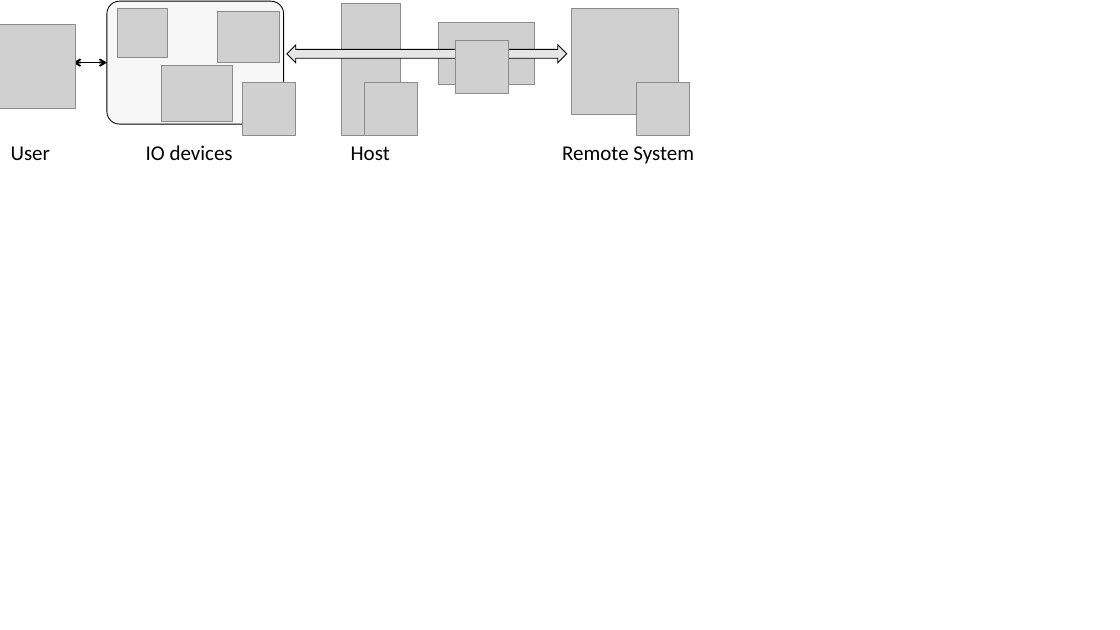
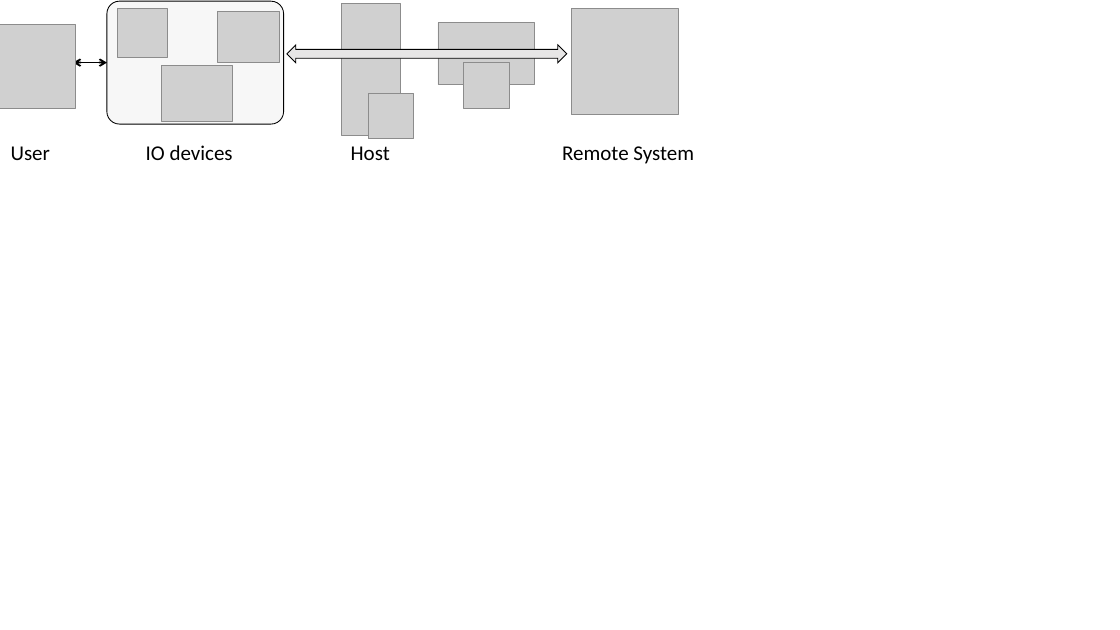
Before and after one commit to aritradhar/PhD-Thesis, a slide deck: slide 3 of chapters/introduction/images/works.pptx (slide 4 before the commit). Drawn at 1120x630 pixels with LibreOffice and Linux fonts; fonts in the diff are those of the drawing; grey boxes stand for pictures. Boxes give left, top, right and bottom in pixels: in the first picture for what was removed or moved away, otherwise in the second. Text is boxed around its words. In the diff, an @@ line names an element or a change of style, - is before the commit and + after.

```diff
--- a/chapters/introduction/images/works.pptx
+++ b/chapters/introduction/images/works.pptx
@@ picture removed at [455,40,508,93] @@
@@ picture removed at [243,82,296,135] @@
@@ picture added at [464,62,509,108] @@
@@ picture removed at [637,82,690,135] @@
@@ picture: place and size @@
-picture at [365,82,418,135]
+picture at [368,93,413,139]
```
Also in this commit, not shown: 2 other slides changed, 1 slide removed, 8 other files.
